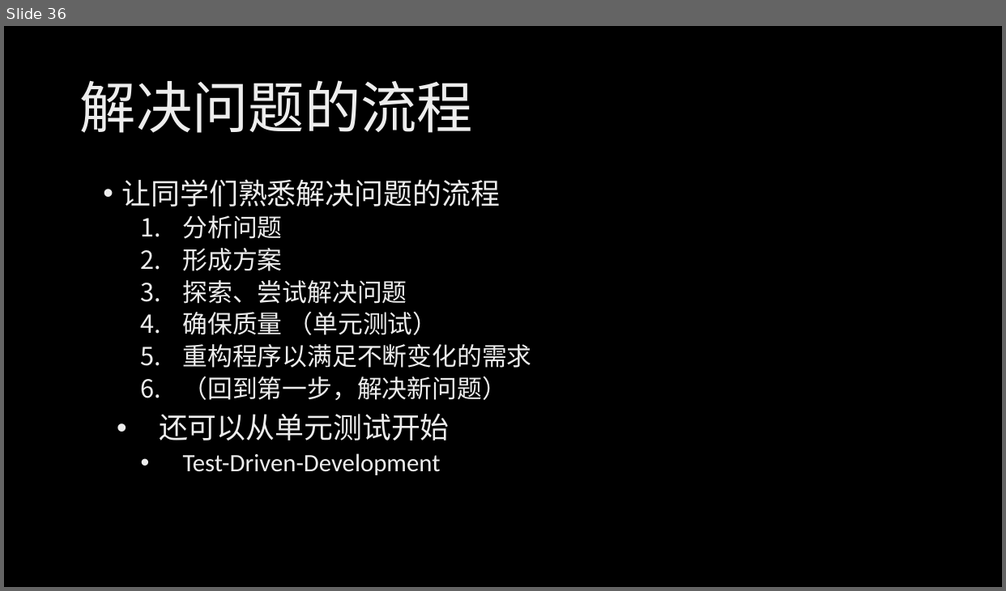
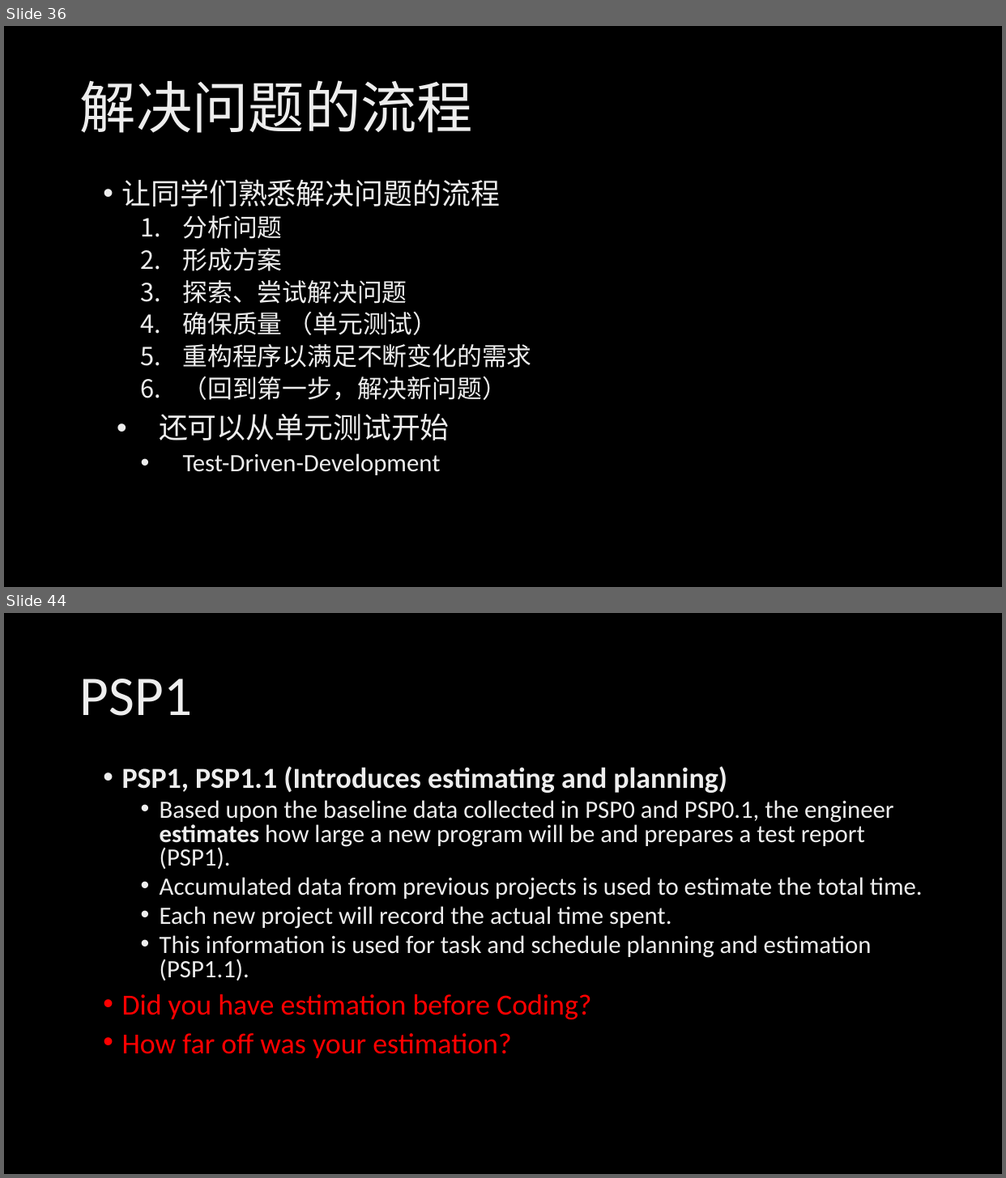
Before and after one commit to xinase/ASE, a slide deck: chapter02/ASE_2_Engineering_Skills.pptx. Shown one above the other, each under a label of ours: slide 36 before the commit, slides 36 and 44 after it; the slides between them are not shown. The pictures are 1006x591 and 1006x1178 pixels, drawn with LibreOffice and Linux fonts; fonts in the diff are those of the drawing; background and template pictures are left out. Boxes give left, top, right and bottom in pixels: in the first picture for what was removed or moved away, otherwise in the second. Text is boxed around its words. In the diff, an @@ line names an element or a change of style, - is before the commit and + after.

```diff
--- a/chapter02/ASE_2_Engineering_Skills.pptx
+++ b/chapter02/ASE_2_Engineering_Skills.pptx
@@ slide 44 added at (x1=4, y1=613, x2=1002, y2=1174), background picture (left out) @@
@@ title added at (x1=80, y1=679, x2=192, y2=716), 54 pt, text gradient #BFBFBF to #EDEDED to #FFFFFF @@
+PSP1
@@ text added at (x1=122, y1=766, x2=923, y2=1059), 24 pt, text gradient #BFBFBF to #EDEDED to #FFFFFF @@
+• PSP1, PSP1.1 (Introduces estimating and planning)
+  • Based upon the baseline data collected in PSP0 and PSP0.1, the engineer estimates how large a new program will be and prepares a test report (PSP1).
+  • Accumulated data from previous projects is used to estimate the total time.
+  • Each new project will record the actual time spent.
+  • This information is used for task and schedule planning and estimation (PSP1.1).
+• Did you have estimation before Coding?
+• How far off was your estimation?
```
Also in this commit, not shown: 40 other slides added, 5 other files.
